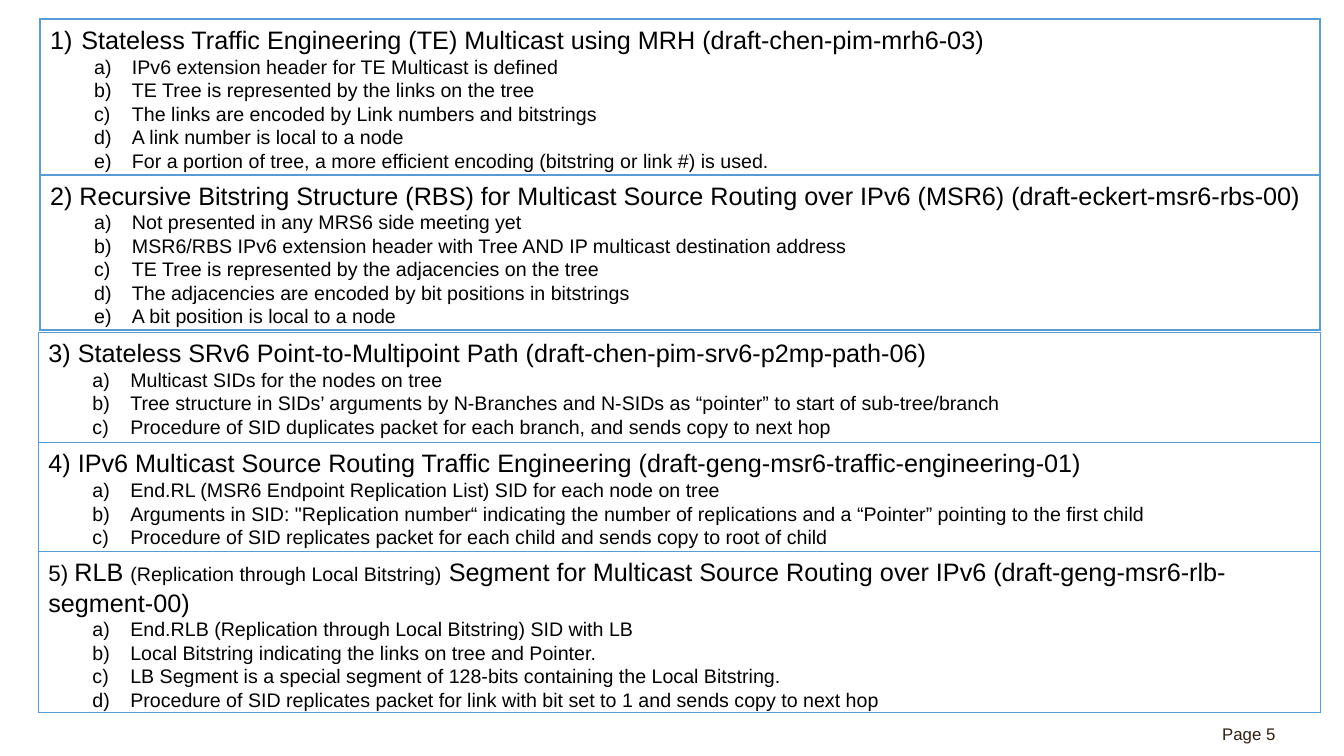
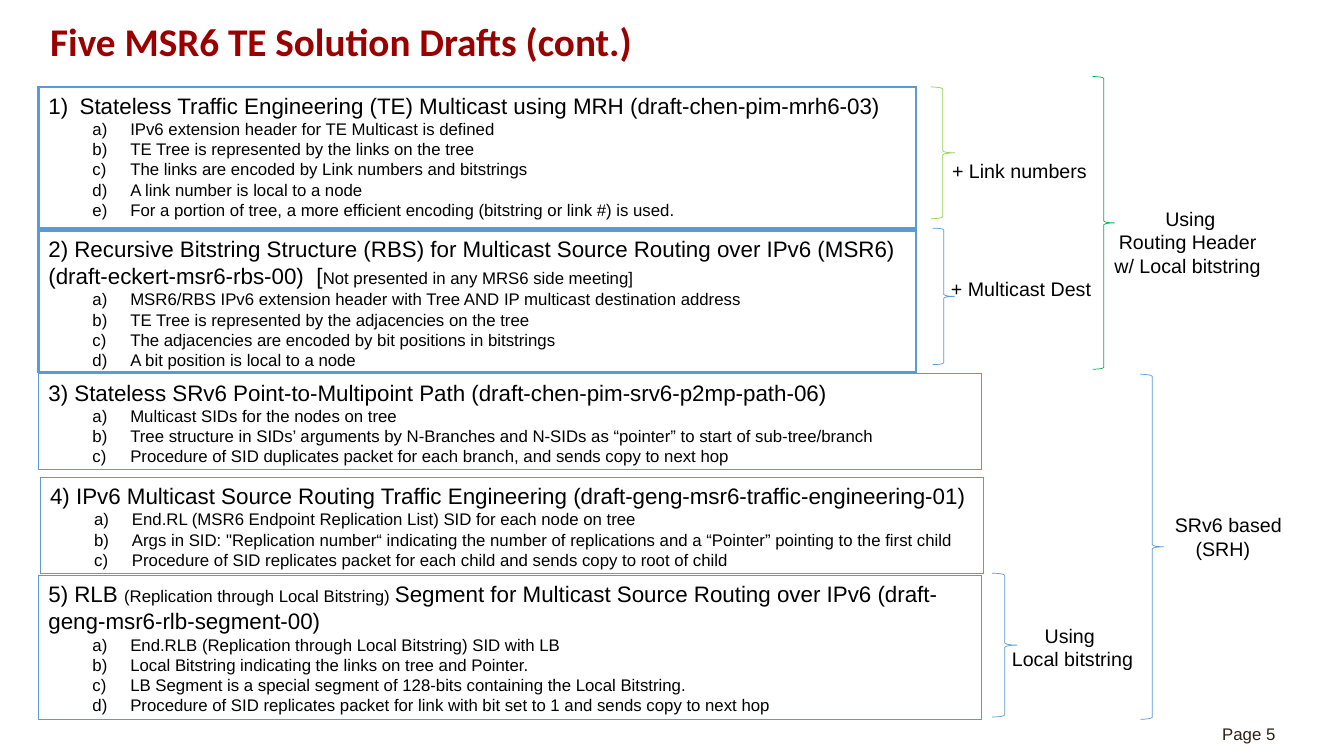
Before and after one commit to MSR6-community/presentations, a slide deck: slide 5 of msr6-bof-chen-te-solution-overview.pptx. Drawn at 1344x756 pixels with LibreOffice and Linux fonts; fonts in the diff are those of the drawing. Boxes give left, top, right and bottom in pixels: in the first picture for what was removed or moved away, otherwise in the second. Text is boxed around its words. In the diff, an @@ line names an element or a change of style, - is before the commit and + after.

Commit message:
Added rev 1.2 of te-solution-overview, moved 1.1 version to old

```diff
--- a/msr6-bof-chen-te-solution-overview.pptx
+++ b/msr6-bof-chen-te-solution-overview.pptx
@@ title added at [50,27,632,62], 28 pt, text #990000, bold @@
+Five MSR6 TE Solution Drafts (cont.)
@@ rectangle "Stateless Traffic Engineering (TE) Multicast ...": place and size @@
-rectangle "Stateless Traffic Engineering (TE) Multicast ..." at [40,19,1321,175]
+rectangle "Stateless Traffic Engineering (TE) Multicast ..." at [38,87,917,228]
@@ rectangle "Stateless Traffic Engineering (TE) Multicast ..." at [38,87,917,228]: size 18 to 16 pt in "Stateless Traffic Engineering (TE) Multicast using MRH ..."; size 14 to 12 pt in "IPv6 extension header for TE Multicast is ...", "TE Tree is represented by the links ...", "The links are encoded by Link numbers ...", "A link number is local to a ..." and 1 more places @@
@@ right brace added at [931,87,955,219], outline #92D050 0.5 pt @@
@@ right brace added at [1093,77,1115,369], outline #00B050 0.5 pt @@
@@ text added at [969,163,1086,179], 14 pt, text #000000 @@
++ Link numbers
@@ rectangle "2) Recursive Bitstring Structure (RBS) ...": place and size @@
-rectangle "2) Recursive Bitstring Structure (RBS) ..." at [40,175,1321,331]
+rectangle "2) Recursive Bitstring Structure (RBS) ..." at [38,231,917,372]
@@ right brace added at [933,228,955,364], outline #5B9BD5 0.5 pt @@
@@ text added at [1114,211,1261,277], 14 pt, text #000000 @@
+Using
+Routing Header
+w/ Local bitstring
@@ text in rectangle at [48,240,894,289]: text changed; size 18 to 16 pt @@
-2) Recursive Bitstring Structure (RBS) for Multicast Source Routing over IPv6 (MSR6) (draft-eckert-msr6-rbs-00)
-  a) Not presented in any MRS6 side meeting yet
+2) Recursive Bitstring Structure (RBS) for Multicast Source Routing over IPv6 (MSR6) (draft-eckert-msr6-rbs-00) [Not presented in any MRS6 side meeting]
@@ text in rectangle at [130,293,741,370]: size 14 to 12 pt in "MSR6/RBS IPv6 extension header with Tree AND ...", "TE Tree is represented by the adjacencies ...", "The adjacencies are encoded by bit positions ...", "A bit position is local to a ..." @@
@@ text added at [968,281,1091,297], 14 pt, text #000000 @@
++ Multicast Dest
@@ rectangle "3) Stateless SRv6 Point-to-Multipoint Path ...": place and size @@
-rectangle "3) Stateless SRv6 Point-to-Multipoint Path ..." at [38,333,1320,443]
+rectangle "3) Stateless SRv6 Point-to-Multipoint Path ..." at [38,374,982,470]
@@ rectangle "3) Stateless SRv6 Point-to-Multipoint Path ..." at [38,374,982,470]: size 18 to 16 pt in "3) Stateless SRv6 Point-to-Multipoint Path (draft-chen-pim-s ..."; size 14 to 12 pt in "Multicast SIDs for the nodes on tree", "Tree structure in SIDs’ arguments by N-Branches ...", "Procedure of SID duplicates packet for each ..." @@
@@ right brace added at [1140,374,1165,719], outline #5B9BD5 0.5 pt @@
@@ rectangle "4) IPv6 Multicast Source Routing ...": place and size @@
-rectangle "4) IPv6 Multicast Source Routing ..." at [38,443,1320,552]
+rectangle "4) IPv6 Multicast Source Routing ..." at [40,478,984,574]
@@ text in rectangle at [50,487,965,570]: size 18 to 16 pt in "4) IPv6 Multicast Source Routing Traffic Engineering ..."; size 14 to 12 pt in "End.RL (MSR6 Endpoint Replication List) SID for ...", "Procedure of SID replicates packet for each ..." @@
@@ text in rectangle at [132,534,952,550]: text changed; size 14 to 12 pt @@
-  b) Arguments in SID: "Replication number“ indicating the number of replications and a “Pointer” pointing to the first child
+  b) Args in SID: "Replication number“ indicating the number of replications and a “Pointer” pointing to the first child
@@ text added at [1175,517,1281,560], 14 pt, text #000000 @@
+SRv6 based
+(SRH)
@@ rectangle "5) RLB (Replication through Local ...": place and size @@
-rectangle "5) RLB (Replication through Local ..." at [38,552,1320,713]
+rectangle "5) RLB (Replication through Local ..." at [38,576,982,720]
@@ rectangle "5) RLB (Replication through Local ..." at [38,576,982,720]: size 18 to 16 pt in "RLB Segment for Multicast Source Routing over ..."; size 14 to 12 pt in "(Replication through Local Bitstring)", "End.RLB (Replication through Local Bitstring) SID with ...", "Local Bitstring indicating the links on tree ...", "LB Segment is a special segment of ..." and 1 more places @@
@@ right brace added at [992,574,1017,718], outline #5B9BD5 0.5 pt @@
@@ text added at [1012,628,1133,670], 14 pt, text #000000 @@
+Using
+Local bitstring
```
Also in this commit, not shown: 6 other slides changed, 1 slide added, 2 other files.
